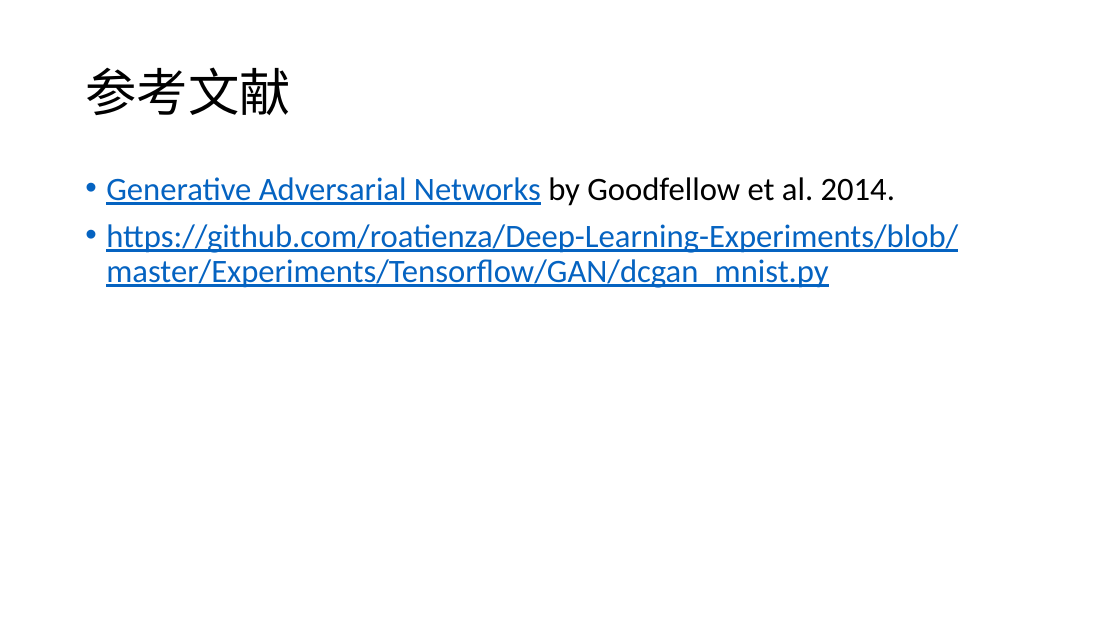
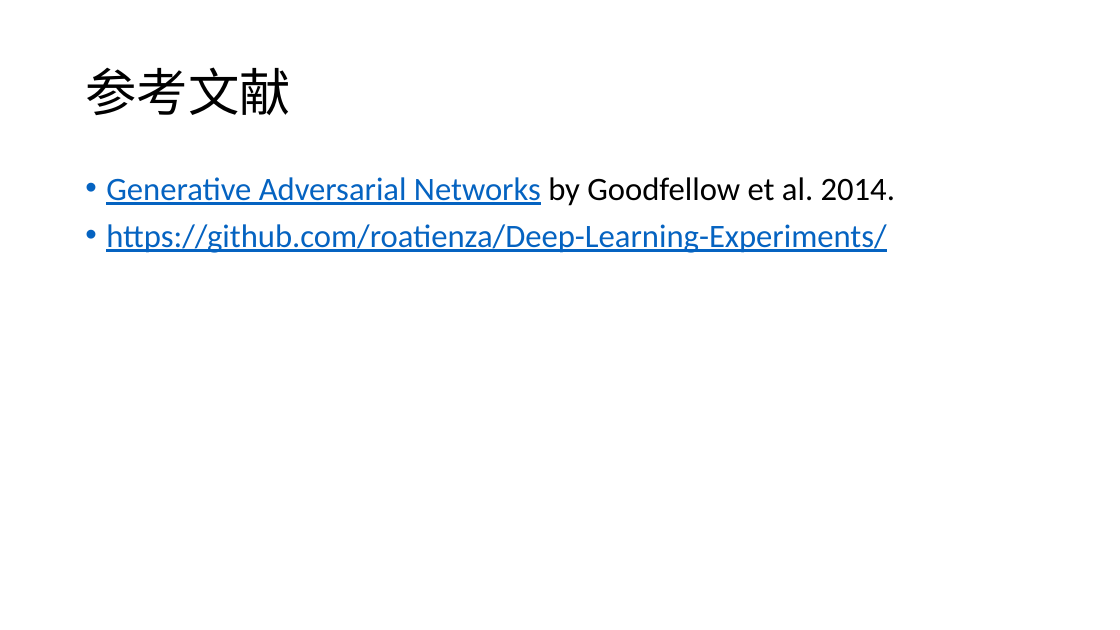
Before and after one commit to foamliu/Learning-DL, a slide deck: slide 6 of gan/GAN.pptx (slide 4 before the commit). Drawn at 1120x630 pixels with LibreOffice and Linux fonts; fonts in the diff are those of the drawing. Boxes give left, top, right and bottom in pixels: in the first picture for what was removed or moved away, otherwise in the second. Text is boxed around its words. In the diff, an @@ line names an element or a change of style, - is before the commit and + after.

Commit message:
update slides

```diff
--- a/gan/GAN.pptx
+++ b/gan/GAN.pptx
@@ text at (x1=106, y1=224, x2=886, y2=253): text changed @@
-• https://github.com/roatienza/Deep-Learning-Experiments/blob/master/Experiments/Tensorflow/GAN/dcgan_mnist.py
+• https://github.com/roatienza/Deep-Learning-Experiments/
```
Also in this commit, not shown: 3 other slides changed, 2 slides added, 1 other file.
